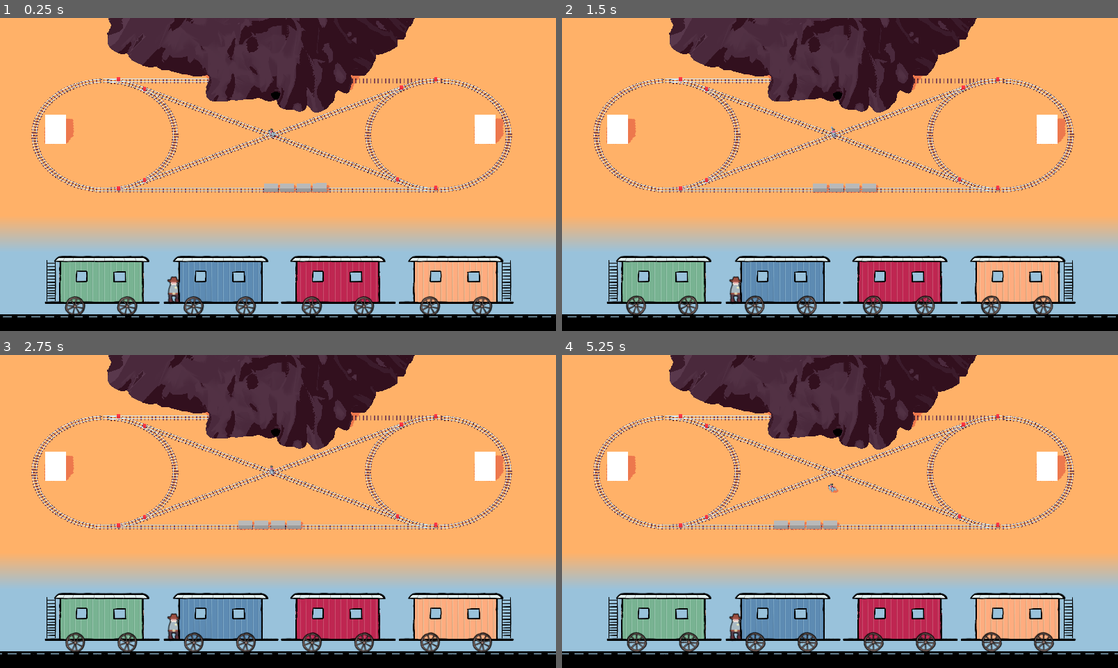
Above: before the commit, frames 1-4 (two rows, left to right).
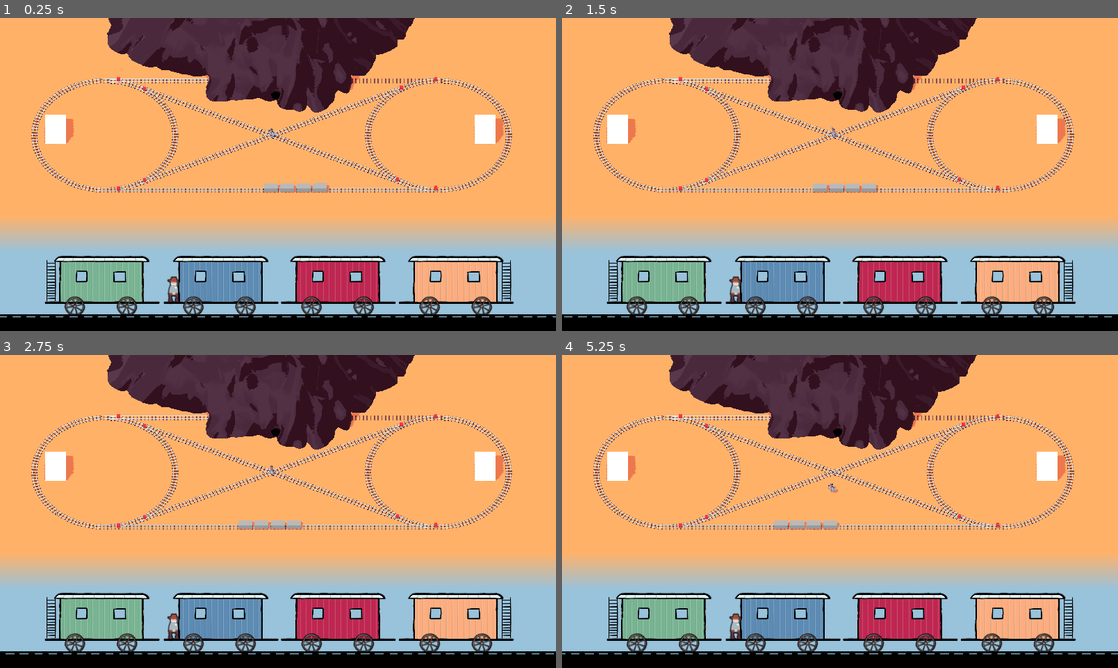
Above: after the commit, the same moments.

Repository: Miltage/train-heist
Game: Godot game, scene res://scenes/main.tscn
Same seed, same stepped clock (60 frames per second), same inputs: the game is played once before the commit and once after it.
Inputs (mouse positions are in pixels of both pictures, inside the frame that each line leads up to):
- Up to frame 1 (0.25 s): no input
- Up to frame 2 (1.5 s): move the mouse to (962, 158) at 0.52 s; hold D (steer_right) 0.53-1.28 s; click (962, 158) at 0.6 s; tap Space (jump) at 0.77 s; move the mouse to (728, 190) at 1.27 s; hold S (move_backward) from 1.28 s (still down); click (728, 190) at 1.35 s
- Up to frame 3 (2.75 s): tap Space (jump) at 1.52 s; move the mouse to (333, 442) at 2.02 s; release S (move_backward) at 2.03 s; hold D (steer_right) from 2.03 s (still down); click (333, 442) at 2.1 s
- Up to frame 4 (5.25 s): move the mouse to (812, 574) at 2.77 s; release D (steer_right) at 2.78 s; hold W (move_forward) 2.78-3.53 s; click (812, 574) at 2.85 s; tap Space (jump) at 3.02, 3.77, 4.52 s; move the mouse to (1006, 558) at 3.52 s; hold A (steer_left) 3.53-5.03 s; click (1006, 558) at 3.6 s; move the mouse to (673, 464) at 4.27 s; click (673, 464) at 4.35 s; move the mouse to (867, 511) at 5.02 s; hold S (move_backward) from 5.03 s (still down); click (867, 511) at 5.1 s

The runs differ from the first frame. In frame 1, 1.2% of the frame differs, in the area x 0-100%, y 88-96%; in frame 2, 1.3%; in frame 3, 1.2%; in frame 4, 1.5%.

Commit message:
Add darkness for train tunnel

Diff:
--- a/project.godot
+++ b/project.godot
@@ -23,7 +23,6 @@
 
 window/size/viewport_width=1280
 window/size/viewport_height=720
-window/size/resizable=false
 
 [filesystem]
 
--- a/scenes/main.tscn
+++ b/scenes/main.tscn
@@ -102,6 +102,9 @@
 
 [sub_resource type="BoxShape3D" id="BoxShape3D_choun"]
 
+[sub_resource type="BoxShape3D" id="BoxShape3D_eb6dy"]
+size = Vector3(15.9873, 1, 1)
+
 [node name="Main" type="Node3D" node_paths=PackedStringArray("track", "train")]
 script = ExtResource("1_tbgi4")
 track = NodePath("LeftCircle")
@@ -347,11 +350,18 @@
 [node name="BankStop" parent="." instance=ExtResource("10_choun")]
 transform = Transform3D(1, 0, 0, 0, 1, 0, 0, 0, 1, 22.778, 0.0673518, -0.0235521)
 
+[node name="Tunnel" type="Area3D" parent="."]
+
+[node name="CollisionShape3D" type="CollisionShape3D" parent="Tunnel"]
+transform = Transform3D(1, 0, 0, 0, 1, 0, 0, 0, 1, 0.65446, 0, -6.67182)
+shape = SubResource("BoxShape3D_eb6dy")
+
 [node name="EndScreen" parent="." instance=ExtResource("11_ya4ey")]
 visible = false
 
 [connection signal="train_stopped" from="Train" to="." method="_on_train_stopped"]
 [connection signal="body_entered" from="Hideout" to="Hideout" method="_on_body_entered"]
 [connection signal="body_exited" from="Hideout" to="Hideout" method="_on_body_exited"]
+[connection signal="body_entered" from="Tunnel" to="." method="_on_tunnel_body_entered"]
 
 [editable path="map"]
--- a/scenes/train_2d.tscn
+++ b/scenes/train_2d.tscn
@@ -193,6 +193,13 @@
 scale = Vector2(1, 1)
 shape = SubResource("RectangleShape2D_qxubf")
 
+[node name="Darkness" type="ColorRect" parent="."]
+offset_left = 3240.0
+offset_top = -167.0
+offset_right = 8957.0
+offset_bottom = 532.0
+color = Color(0, 0, 0, 1)
+
 [connection signal="body_entered" from="BoardArea" to="." method="_on_board_area_body_entered"]
 [connection signal="body_exited" from="BoardArea" to="." method="_on_board_area_body_exited"]
 [connection signal="body_entered" from="RoofArea" to="." method="_on_roof_area_body_entered"]
--- a/scripts/Main.gd
+++ b/scripts/Main.gd
@@ -34,3 +34,8 @@
 func _on_game_restarted() -> void:
 	get_tree().paused = false
 	get_tree().reload_current_scene()
+
+func _on_tunnel_body_entered(body:Node3D) -> void:
+	if (body is TrainCar && (body as TrainCar).first):
+		print("train entered tunnel")
+		$Train2D.enter_tunnel()
--- a/scripts/Train2D.gd
+++ b/scripts/Train2D.gd
@@ -11,9 +11,10 @@
 
 var _chests:Array
 var _timeElapsed:float
+var _tunnelPos:float
 
 func _process(delta: float) -> void:
-	speed = train.speed * 2
+	speed = train.speed * 5
 	$Wheel1.rotation += delta * speed
 	$Wheel2.rotation += delta * speed
 	$Wheel3.rotation += delta * speed
@@ -26,12 +27,15 @@
 	_timeElapsed += delta * speed
 	if (_timeElapsed > 2.7): _timeElapsed = 0.0
 
-	$Track.position.x = -_timeElapsed * 60
+	$Track.position.x = -_timeElapsed * 80
 
 	$Front1.banditOnBoard = playerOnBoard
 	$Front2.banditOnBoard = playerOnBoard
 	$Front3.banditOnBoard = playerOnBoard
 	$Front4.banditOnBoard = playerOnBoard
+
+	_tunnelPos += delta * speed
+	$Darkness.position.x = 3000 - _tunnelPos * 80
 
 	if (Input.is_action_just_pressed("interact") && playerCanLeave):
 		leave_train()
@@ -49,6 +53,8 @@
 		chest.bandit_entered.connect(_on_bandit_entered_chest)
 		chest.bandit_exited.connect(_on_bandit_exited_chest)
 	open_chests()
+
+	_tunnelPos = 5000
 
 func _on_bandit_entered_chest() -> void:
 	$Bandit.hide()
@@ -93,3 +99,6 @@
 
 func player_can_be_found() -> bool:
 	return playerOnBoard && !playerOnRoof
+
+func enter_tunnel() -> void:
+	_tunnelPos = 0
Not shown: 1 places in scenes/main.tscn that only renumber resources
